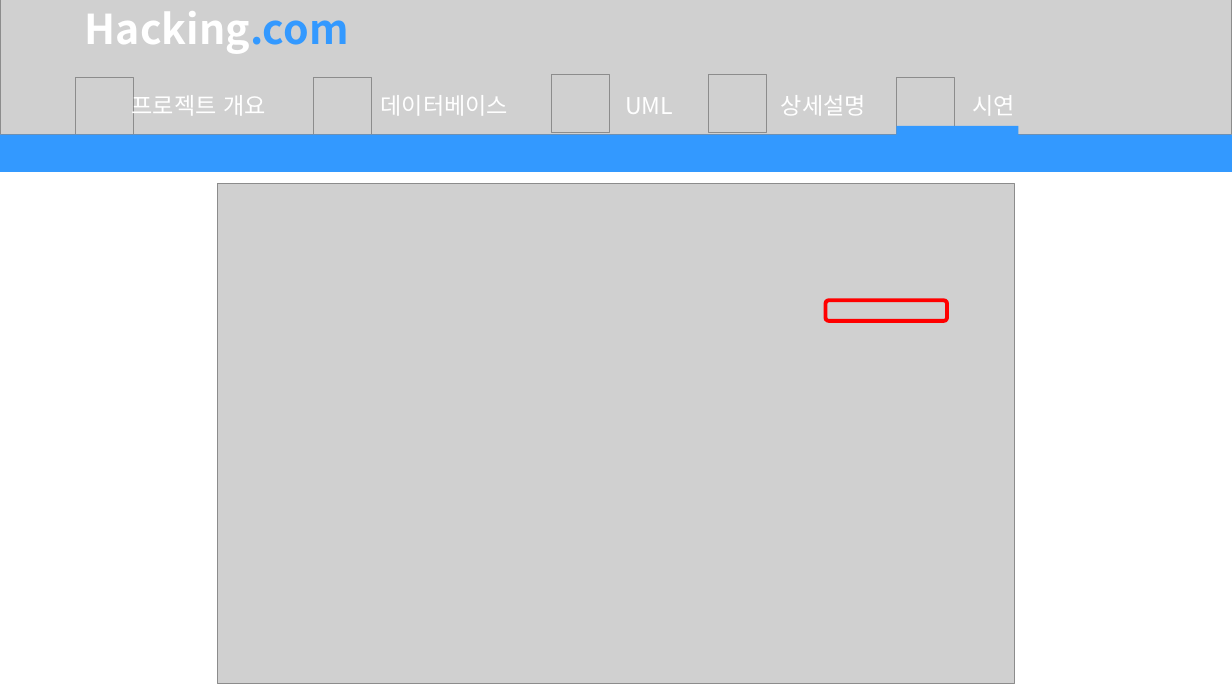
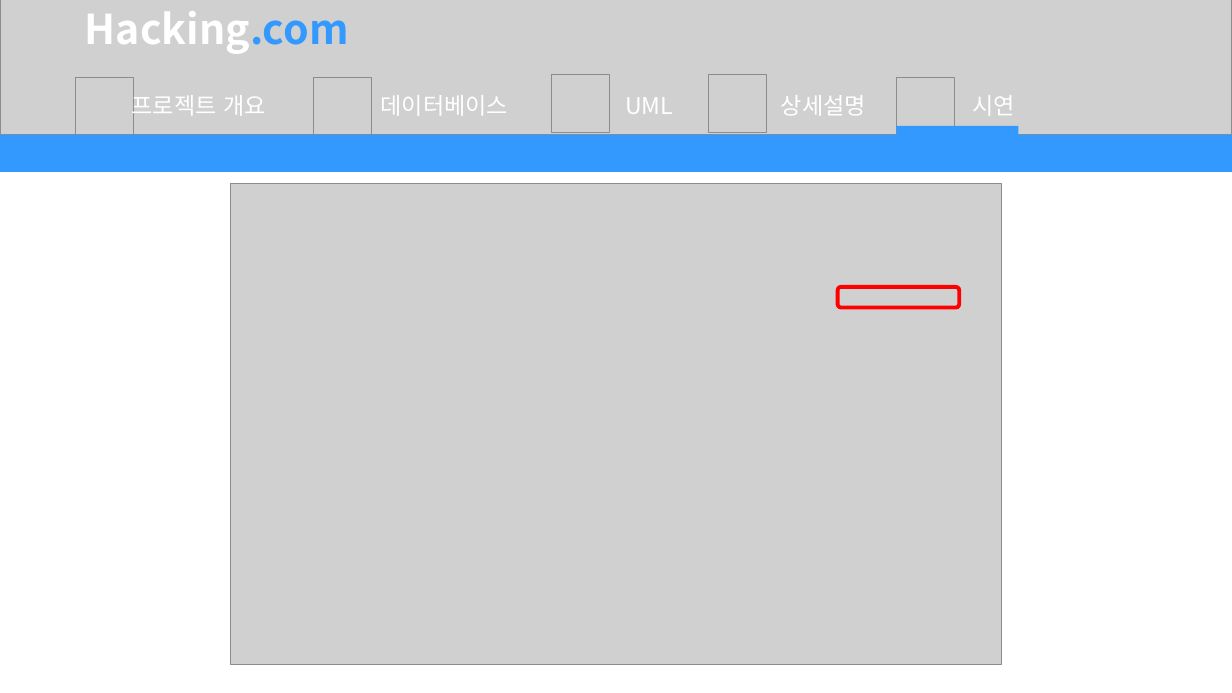
Before and after one commit to dhp9212/Proj-DontDoThat, a slide deck: slide 33 of document/PPT/ProjDDT ver.1 - JMG.pptx (slide 31 before the commit). Drawn at 1232x693 pixels with LibreOffice and Linux fonts; fonts in the diff are those of the drawing; grey boxes stand for pictures. Boxes give left, top, right and bottom in pixels: in the first picture for what was removed or moved away, otherwise in the second. Text is boxed around its words. In the diff, an @@ line names an element or a change of style, - is before the commit and + after.

```diff
--- a/document/PPT/ProjDDT ver.1 - JMG.pptx
+++ b/document/PPT/ProjDDT ver.1 - JMG.pptx
@@ picture: place and size @@
-picture at [217,184,1015,684]
+picture at [230,184,1002,665]
@@ rounded rectangle: place and size @@
-rounded rectangle at [825,300,947,321]
+rounded rectangle at [838,287,960,308]
```
Also in this commit, not shown: 1 other slide changed, 8 slides added.
